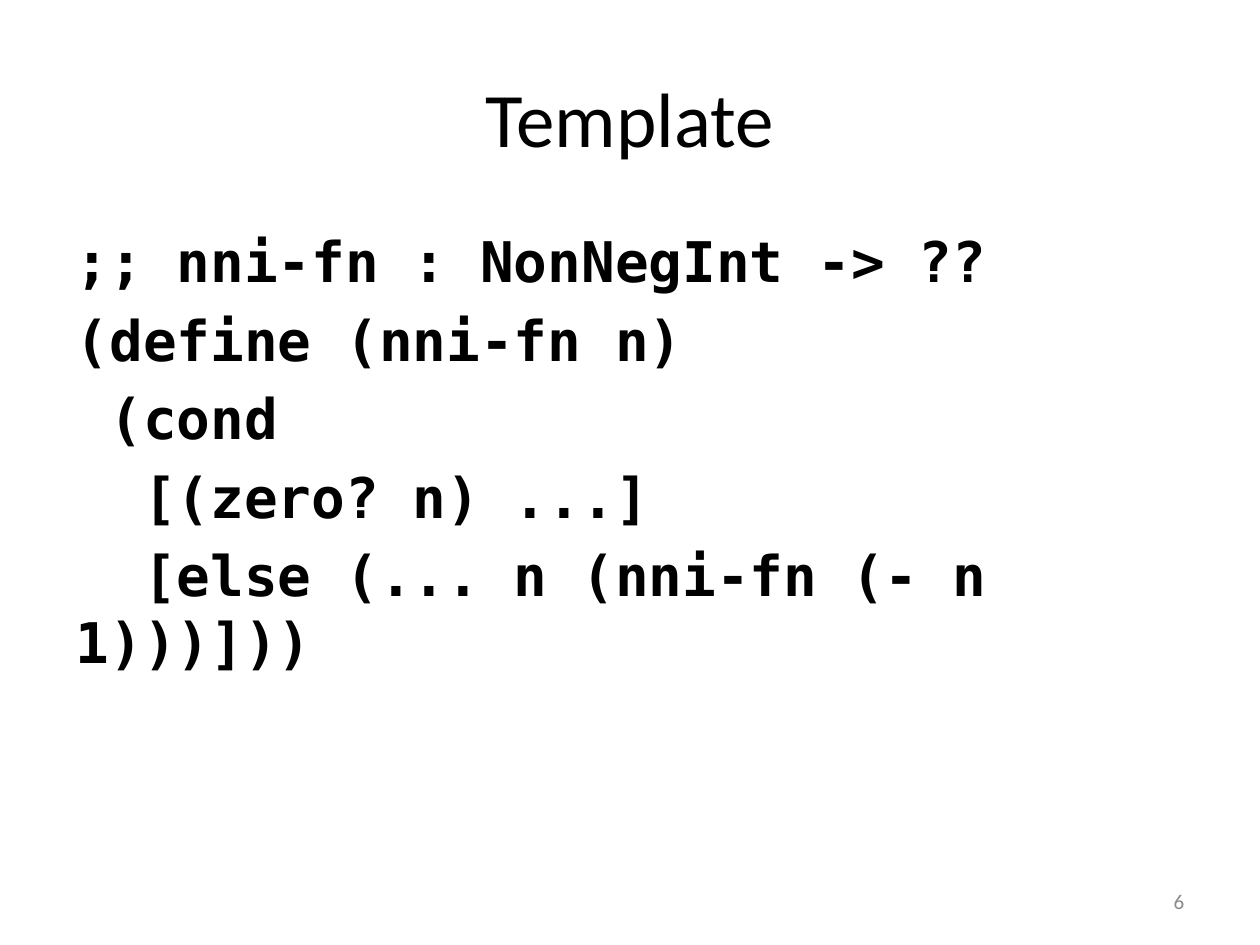
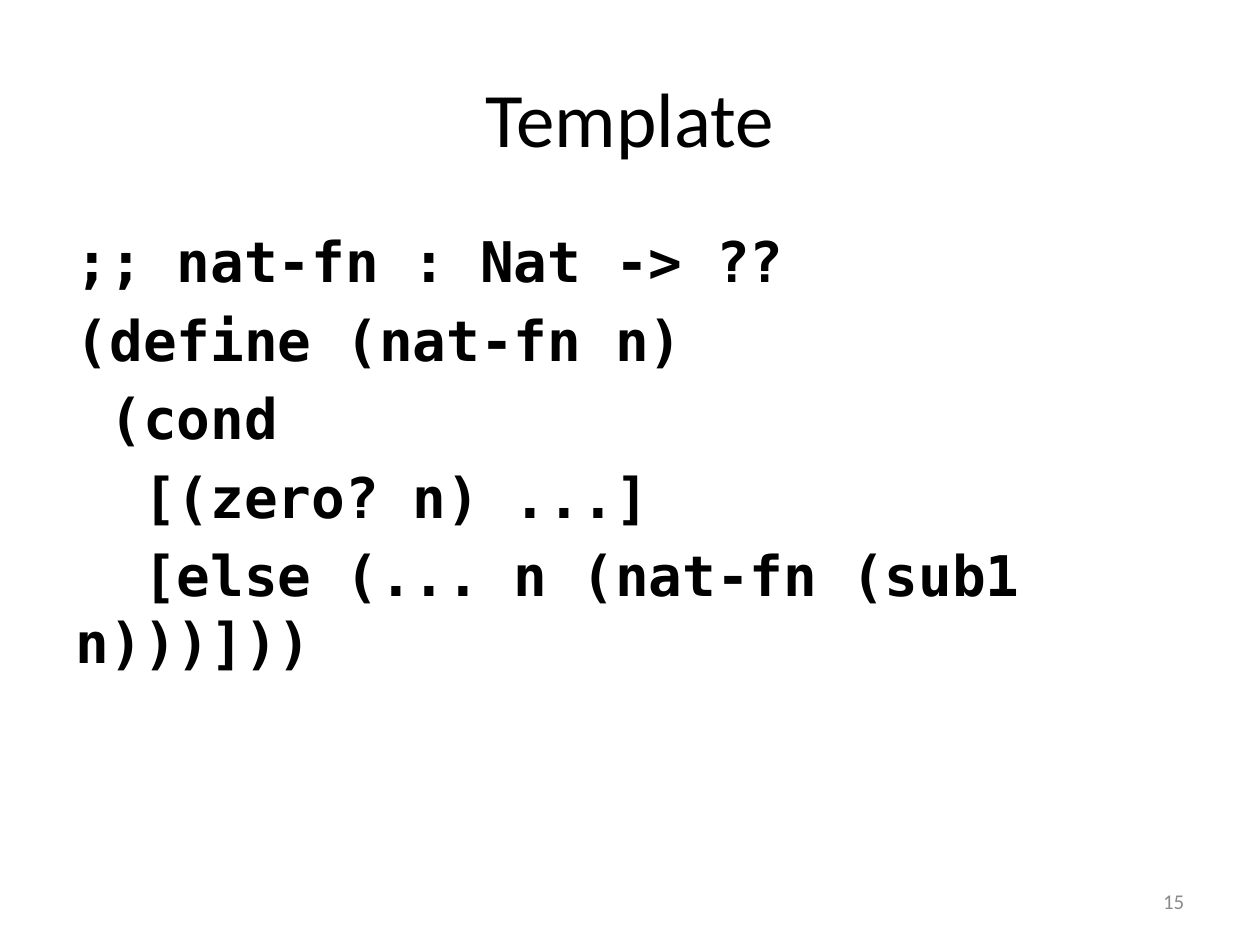
Before and after one commit to mwand/cs5010f16, a slide deck: slide 15 of Slides/Lesson 4.4 More Recursive Data Types.pptx (slide 6 before the commit). Drawn at 1260x945 pixels with LibreOffice and Linux fonts; fonts in the diff are those of the drawing. Boxes give left, top, right and bottom in pixels: in the first picture for what was removed or moved away, otherwise in the second. Text is boxed around its words. In the diff, an @@ line names an element or a change of style, - is before the commit and + after.

```diff
--- a/Slides/Lesson 4.4 More Recursive Data Types.pptx
+++ b/Slides/Lesson 4.4 More Recursive Data Types.pptx
@@ text at [76,239,682,369]: text changed @@
-;; nni-fn : NonNegInt -> ??
-(define (nni-fn n)
+;; nat-fn : Nat -> ??
+(define (nat-fn n)
@@ text at [76,553,1020,671]: text changed @@
-[else (... n (nni-fn (- n 1)))]))
+[else (... n (nat-fn (sub1 n)))]))
@@ page number at [1163,895,1184,909]: text changed @@
-6
+15
```
Also in this commit, not shown: 8 other slides changed, 9 slides added, 7 slides removed, 4 other files.
